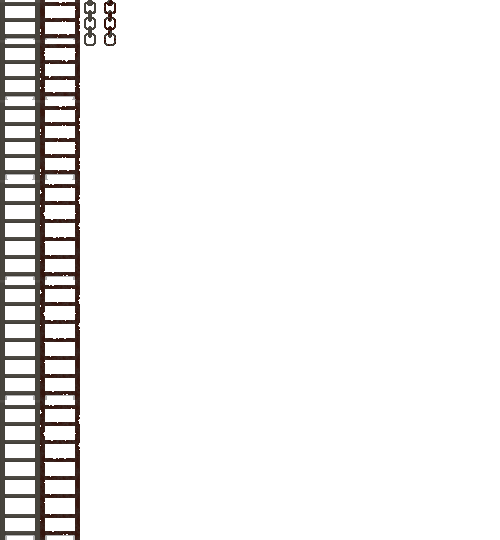
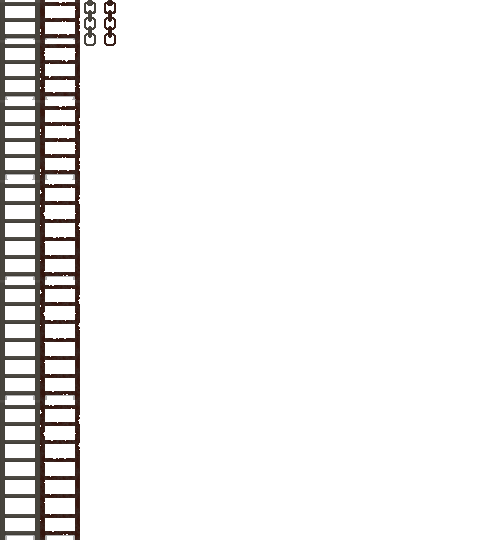
Layer changes from the first 500×540 image to the second:
removed layer "overlay" over [104,0,116,46]
painted on "Background" over [104,0,116,46]
